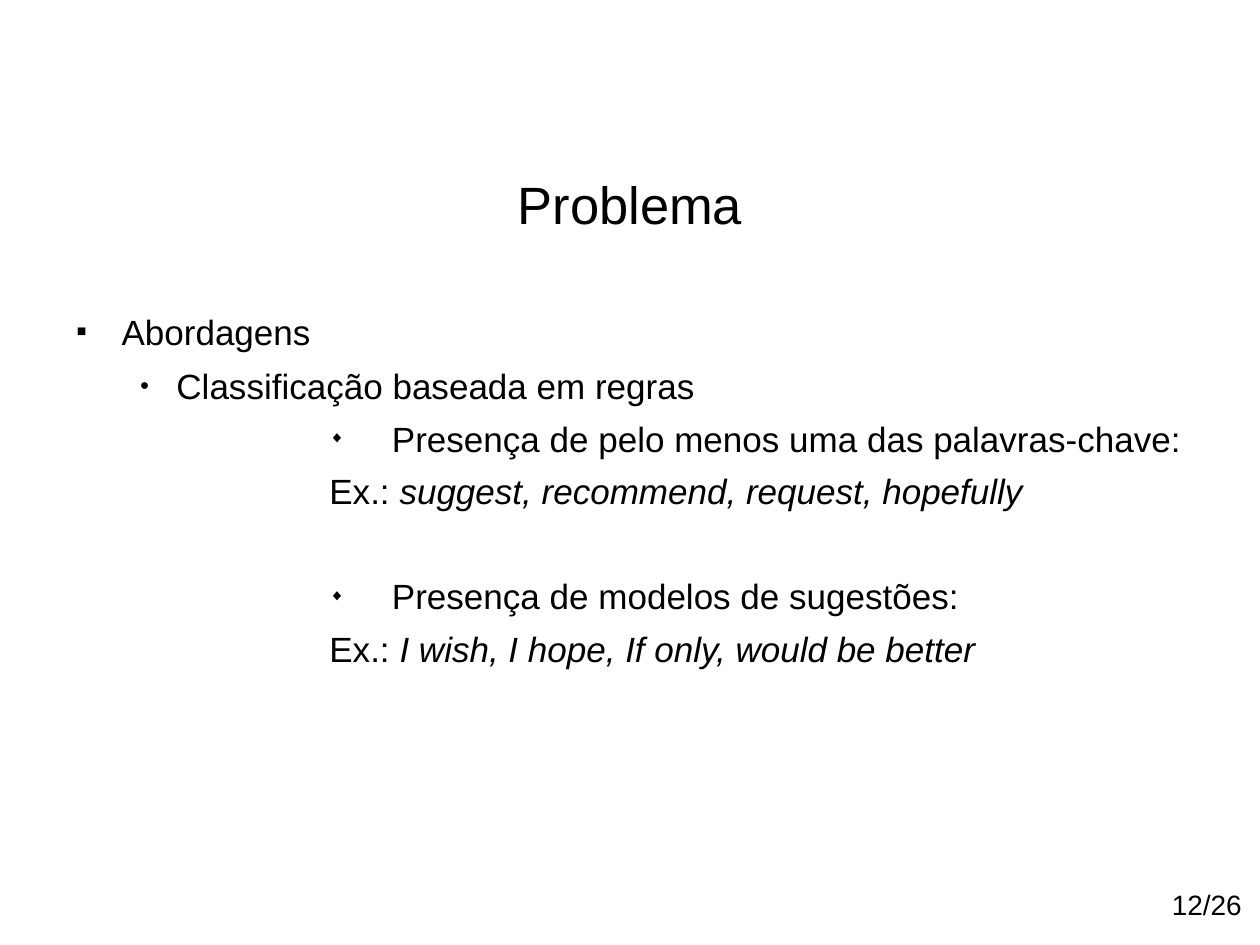
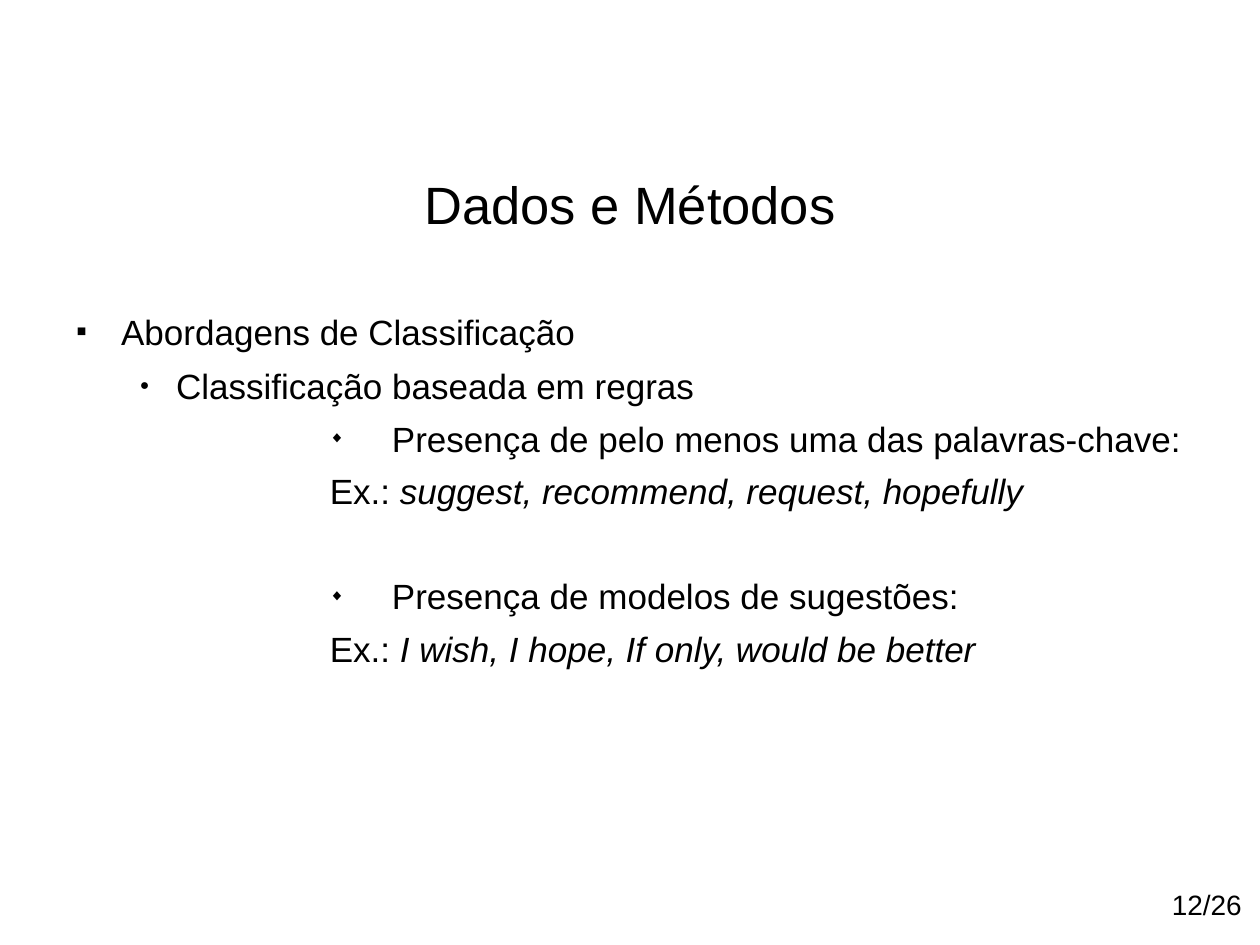
Before and after one commit to paulohq/apresentacao-NLP, a slide deck: slide 25 of apresentacao-mineracao-de-sugestoes.ppt (slide 18 before the commit). Drawn at 1260x945 pixels with LibreOffice and Linux fonts; fonts in the diff are those of the drawing; background and template pictures are left out. Boxes give left, top, right and bottom in pixels: in the first picture for what was removed or moved away, otherwise in the second. Text is boxed around its words. In the diff, an @@ line names an element or a change of style, - is before the commit and + after.

```diff
--- a/apresentacao-mineracao-de-sugestoes.ppt
+++ b/apresentacao-mineracao-de-sugestoes.ppt
@@ title at box(424, 185, 835, 225): text changed @@
-Problema
+Dados e Métodos
@@ text at box(121, 319, 574, 352): text changed @@
-■ Abordagens
+■ Abordagens de Classificação
@@ text at box(176, 373, 1180, 669): indent changed @@
```
Also in this commit, not shown: 9 other slides changed, 2 slides added, 1 slide removed, 2 other files.
